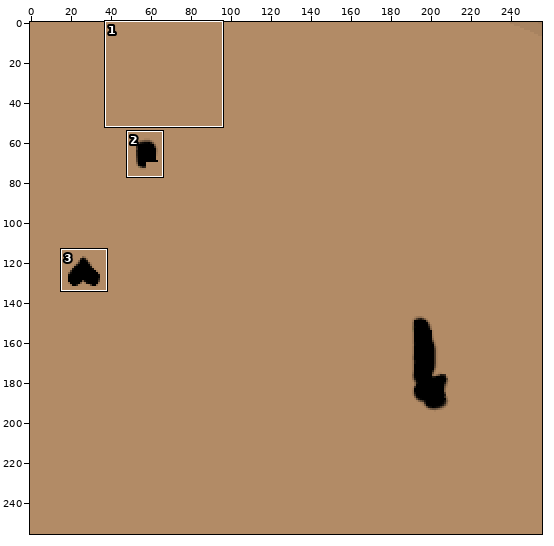
Two states of a sprite sheet, Ulkohuussi/Ulkohuussi_MAT.png. The first picture is a wide view before the edit; the outline marks the close-up.
Close-up. Earlier state:
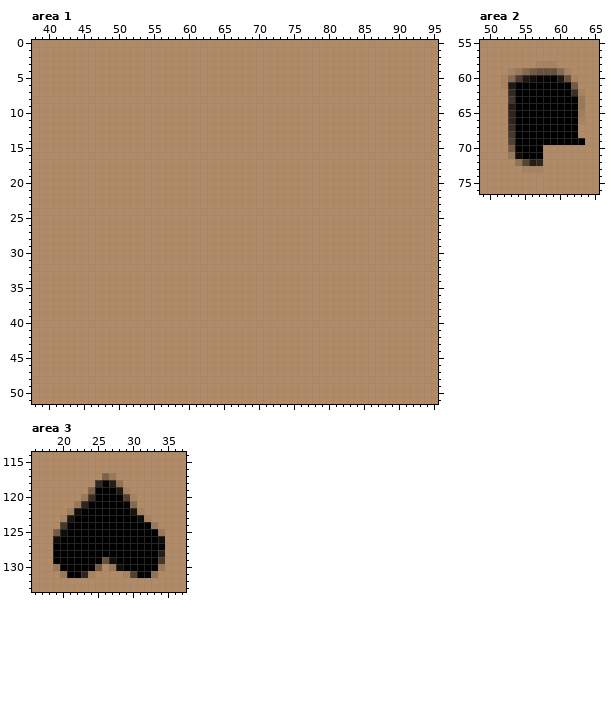
The file is 256x256 pixels. Colours within 5 levels of each other are drawn and written as one. Shown: area 1: x 38..95, y 0..51; area 2: x 49..65, y 55..76; area 3: x 16..37, y 114..133. The commit also changed other parts of the picture, which this record leaves out.
The same view after the edit:
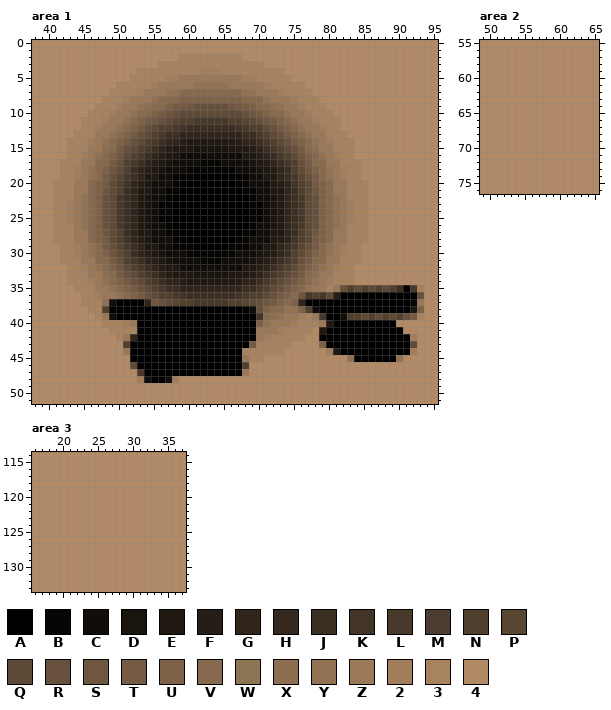
Palette (. is transparent): A #000000  B #060504  C #110d0a  D #19140e  E #201912  F #261e16  G #2f251b  H #35291f  J #3b2e22  K #423426  L #483829  M #4c3c32  N #52402f  P #584532  Q #5e4a36  R #68513c  S #6e563f  T #755b43  U #7e6248  V #876a4e  W #8b7553  X #8d6e51  Y #937254  Z #9a7858  2 #a27e5d  3 #a88360  4 #b28b66
The exact change:
Changed rows in their new state; - is an unchanged pixel.
Area 1:
first column x 41:
 2 ------------------333333333--------------------------
 3 ---------------333333333333333-----------------------
 4 ------------333333333222333333333--------------------
 5 -----------3333322ZZZZZZZZZ2233333-------------------
 6 ---------333332ZZZZZYYYYYZZZZZ233333-----------------
 7 --------33332ZZZYYVVVVVVVVVYYZZZ23333----------------
 8 -------3332ZZZYVVVUUUUUUUUUVVVYZZZ2333---------------
 9 ------3332ZZYXVVUTTSRRRRRSTTUVVXYZZ2333--------------
10 -----3332ZZYVVUTSRQQQQQQQQQRSTUVVYZZ2333-------------
11 ----3332ZZYVUTSRQPNNLLLLLNNPQRSTUVYZZ2333------------
12 ----332ZZYVUTRQNNLKJJJJJJJKLNNQRTUVYZZ233------------
13 ---333ZZYVUTRQNLJJGGGGGGGGGJJLNQRTUVYZZ333-----------
14 --3332ZYVUTRQNLJGGFEEEEEEEFGGJLNQRTUVYZ2333----------
15 --333ZZXVTRQNLJGFEEEDDDDDEEEFGJLNQRTVXZZ333----------
16 --332ZYVUSQNLJGFEECCCCCCCCCEEFGJLNQSUVYZ233----------
17 -333ZZVVTRNLJGFEDCCCCBBBCCCCDEFGJLNRTVVZZ333---------
18 -332ZYVUSQNJGFEDCCCBBBBBBBCCCDEFGJNQSUVYZ233---------
19 -332ZYVTRPLJGEECCBBBAAAAABBBCCEEGJLPRTVYZ233---------
20 333ZZVUTQNKGFECCCBBAAAAAAABBCCCEFGKNQTUVZZ333--------
21 333ZZVUSQNJGEECCBBAAAAAAAAABBCCEEGJNQSUVZZ333--------
22 333ZYVURQLJGEDCCBAAAAAAAAAAABCCDEGJLQRUVYZ333--------
23 332ZYVURQLJGEDCBBAAAAAAAAAAABBCDEGJLQRUVYZ233--------
24 332ZYVURQLJGEDCBBAAAAAAAAAAABBCDEGJLQRUVYZ233--------
25 332ZYVURQLJGEDCBBAAAAAAAAAAABBCDEGJLQRUVYZ233--------
26 333ZYVURQLJGEDCCBAAAAAAAAAAABCCDEGJLQRUVYZ333--------
27 333ZZVUSQNJGEECCBBAAAAAAAAABBCCEEGJNQSUVZZ333--------
28 333ZZVUTQNKGFECCCBBAAAAAAABBCCCEFGKNQTUVZZ333--------
29 -332ZYVTRPLJGEECCBBBAAAAABBBCCEEGJLPRTVYZ233---------
30 -332ZYVUSQNJGFEDCCCBBBBBBBCCCDEFGJNQSUVYZ233---------
31 -333ZZVVTRNLJGFEDCCCCBBBCCCCDEFGJLNRTVVZZ333---------
32 --332ZYVUSQNLJGFEECCCCCCCCCEEFGJLNQSUVYZ233----------
33 --333ZZXVTRQNLJGFEEEDDDDDEEEFGJLNQRTVXZZ333----------
34 --3332ZYVUTRQNLJGGFEEEEEEEFGGJLNQRTUVYZ2333----------
35 ---333ZZYVUTRQNLJJGGGGGGGGGJJLNQRTUVYZZ3ZRNQNQNQNJAL3
36 ----332ZZYVUTRQNNLKJJJJJJJKLNNQRTUVSLNLQFAAAAAAAAAAAR
37 ----333YCAAAAGSRQPNNLLLLLNNPQRSTUVUGAAAAAAAAAAAAAAABZ
38 -----33NAAAAAAAAAAAAAAAAAAAACRUVVYYUNCAAAAAAAAAAAAADU
39 ------3ZCAAAAAAAAAAAAAAAAAAAAKVXYZZ23ZLAACNNQNQNQNRT3
40 -------3332ZAAAAAAAAAAAAAAAAAUYZZZ2333ZEAAAAAAAAA----
41 --------3333AAAAAAAAAAAAAAAAAZZZ23333-EAAAAAAAAAAA---
42 ---------3ZGAAAAAAAAAAAAAAAAAZ233333--AAAAAAAAAAAAA2-
43 ----------NAAAAAAAAAAAAAAAAAT33333----UAAAAAAAAAAAAQ-
44 ----------ZAAAAAAAAAAAAAAAA333333------2EAAAAAAAAAA2-
45 -----------AAAAAAAAAAAAAAAAZ33------------YAAAAAAY---
46 -----------QAAAAAAAAAAAAAAAN-------------------------
47 ------------LAAAAAAAAAAAAAAZ-------------------------
48 ------------2CAAC2-----------------------------------
Area 2:
first column x 52:
58 -----444----
59 -444444444--
60 44444444444-
61 44444444444-
62 -44444444444
63 -44444444444
64 -44444444444
65 -44444444444
66 -44444444444
67 -4444444444-
68 -4444444444-
69 -44444444444
70 -44444------
71 -44444------
72 --4444------
73 ---444------
Area 3:
first column x 19:
117 -------44-------
118 ------4444------
119 -----444444-----
120 ----44444444----
121 ---444444444----
122 --44444444444---
123 -4444444444444--
124 -44444444444444-
125 4444444444444444
126 4444444444444444
127 4444444444444444
128 4444444444444444
129 4444444444444444
130 4444444-44444444
131 -44444----44444-
